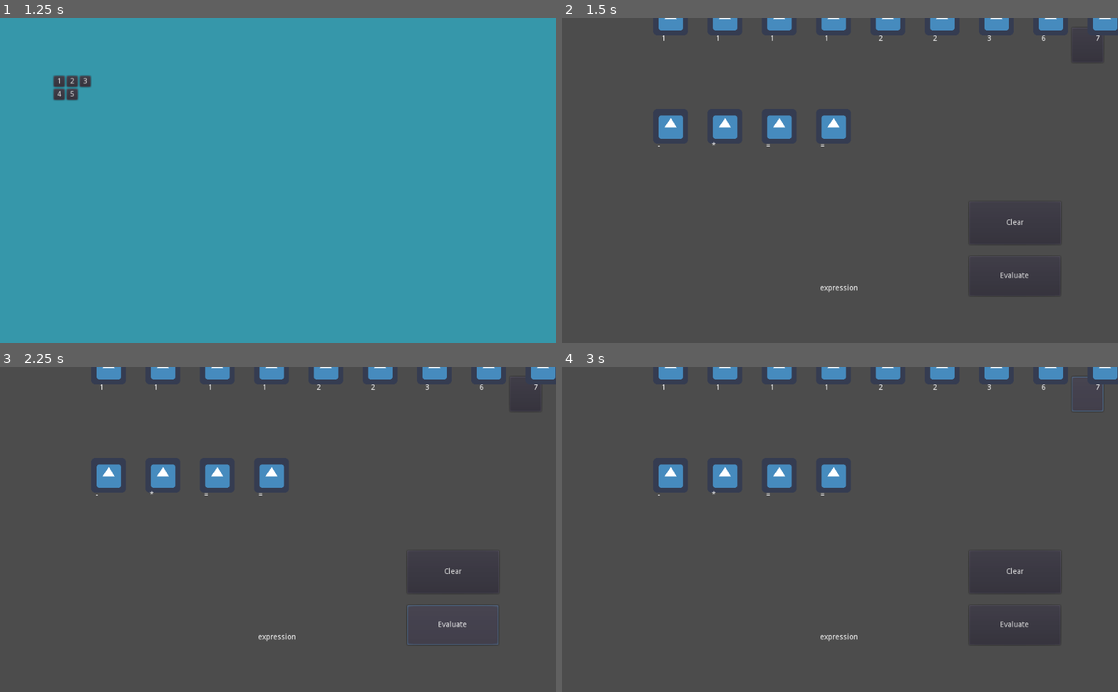
Above: before the commit, frames 1-4 (two rows, left to right).
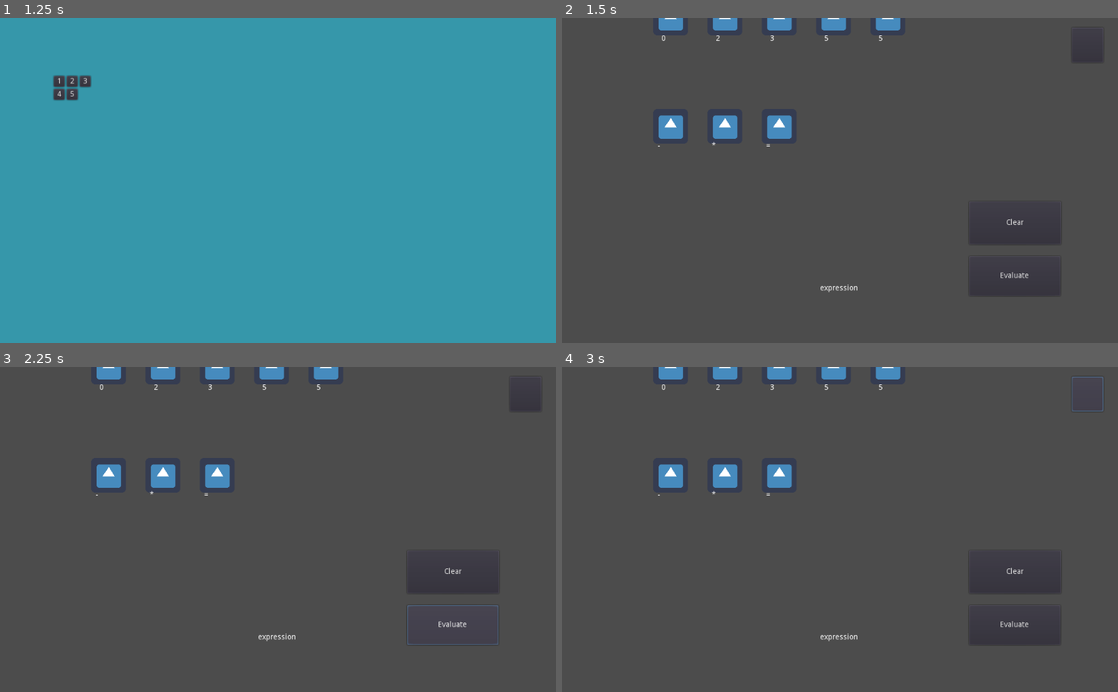
Above: after the commit, the same moments.

Repository: MilosPetrovic4/EqualQuest
Game: Godot game, scene res://Menu.tscn
Same seed, same stepped clock (60 frames per second), same inputs: the game is played once before the commit and once after it. The engine's default icon, where the game draws it, is replaced by a stand-in: a white triangle on a blue panel in a dark square.
Inputs (mouse positions are in pixels of both pictures, inside the frame that each line leads up to):
- Up to frame 1 (1.25 s): tap Enter at 0.5 s; move the mouse to (400, 164) at 0.52 s; click (400, 164) at 0.67 s
- Up to frame 2 (1.5 s): click "1" at 1.25 s
- Up to frame 3 (2.25 s): click "Evaluate" at 2 s
- Up to frame 4 (3 s): click (1090, 393) at 2.75 s

Frame 1 is identical in both runs. In frame 2, 1.1% of the frame differs, in the area x 17-100%, y 0-40%; in frame 3, 1.1%; in frame 4, 1.1%.
Error after the commit: Invalid get index '0' (on base: 'String'). (res://main.gd:126)

Commit message:
Fixed equaiton validation

Diff:
--- a/Data/levels.json
+++ b/Data/levels.json
@@ -1,6 +1,15 @@
 
 {
     "0" : {
+
+        "numbers" : [0, 2, 3, 5, 5],
+        "num_nums" : 5,
+        "operators" : ["-", "*", "="],
+        "num_ops" : 3,
+        "num_chars": 8,
+		"expected": "20-5x3=5"
+    },
+    "1" : {
 
         "numbers" : [1, 1, 1, 1, 2, 2, 3, 6, 7, 8],
         "num_nums" : 10,
@@ -8,15 +17,6 @@
         "num_ops" : 4,
         "num_chars": 14,
 		"expected": "18-7=11, 31x2=62"
-    },
-    "1" : {
-
-        "numbers" : [0, 2, 3, 5, 5],
-        "num_nums" : 5,
-        "operators" : ["-", "*", "="],
-        "num_ops" : 3,
-        "num_chars": 8,
-		"expected": "20-5x3=5"
     },
     "2" : {
 
--- a/main.gd
+++ b/main.gd
@@ -108,11 +108,48 @@
 		update_label()
 
 # Checks that expression is valid
-func validate_expression(expression : String) -> bool:
-	var pattern = "^\\d+(\\s*[\\+\\-\\*/]\\s*\\d+)*\\s*=\\s*\\d+$"
-	var regex = RegEx.new()
-	regex.compile(pattern)
-	return regex.search(expression) != null
+func validate_expression(equation : String) -> bool:
+#	var pattern = "^\\d+(\\s*[\\+\\-\\*/]\\s*\\d+)*\\s*=\\s*\\d+$"
+#	var regex = RegEx.new()
+#	regex.compile(pattern)
+#	return regex.search(expression) != null
+	var equals_count = 0
+	var equals = ["=", ">", "<"]
+	var operators = ["=", ">", "+", "-", "*"]
+	var digits = ["0", "1", "2", "3", "4", "5", "6", "7", "8", "9"]
+	var last_char_op = false
+
+	print("length: ")
+	print(equation.length())
+
+	# Checks first and last characters are digits
+	if !(equation[0] in digits) || !(equation[equation.length() - 1] in digits):
+		return false
+
+	for i in range(1, equation.length() - 1):
+		var curr_char = equation[i]
+
+		if curr_char in operators && last_char_op == true:
+			print("two ops in a row")
+			return false
+
+		elif curr_char in operators && last_char_op == false:
+			print("found operator")
+			last_char_op = true
+			if curr_char in equals:
+				equals_count += 1
+
+		else:
+			print("no operator")
+			last_char_op = false
+
+	# Checks that there is only 1 equality oeprator
+	if equals_count != 1:
+		return false
+
+	# All tests passed return true
+	return true
+
 
 # evaluate expression button
 func _on_evaluate_pressed() -> void:
@@ -120,6 +157,7 @@
 	# stops the function if equation is not valid
 	var valid = validate_expression(equality)
 	if !valid:
+		print("invalid")
 		return
 
 	var equality_sides = equality.split("=") #ISSUE: using split(=) if we want to use > <
